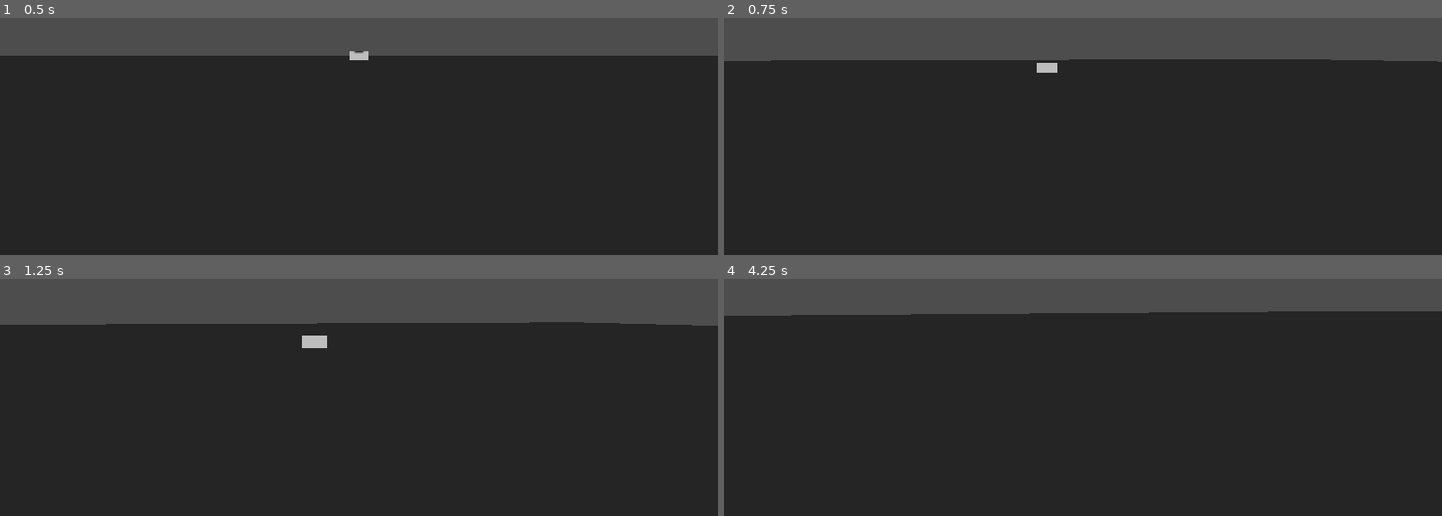
Above: before the commit, frames 1-4 (two rows, left to right).
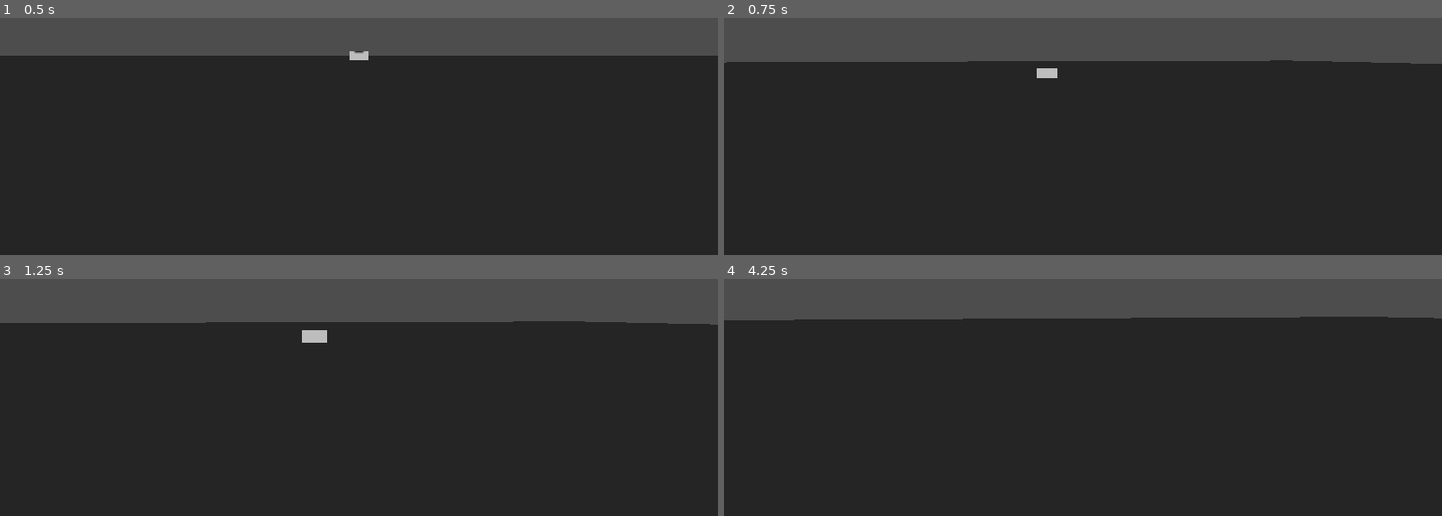
Above: after the commit, the same moments.

Repository: FranciscoAlbiol/nobody-casino-godot
Game: Godot game, scene res://Assets/Scenes/main(testing).tscn
The game is run twice, just before and just after one commit, with the same random seed, the same clock (stepped at 60 frames per second) and the same inputs.
Inputs (mouse positions are in pixels of both pictures, inside the frame that each line leads up to):
- Up to frame 1 (0.5 s): no input
- Up to frame 2 (0.75 s): tap Enter (ui_accept) at 0.5 s; move the mouse to (1118, 51) at 0.52 s; hold Up (ui_up) from 0.53 s (still down); tap Space (ui_select) at 0.6 s
- Up to frame 3 (1.25 s): keep holding Up (ui_up); tap Enter (ui_accept) at 0.77, 0.8, 1.07 s
- Up to frame 4 (4.25 s): keep holding Up (ui_up); move the mouse to (1047, 316) at 1.27 s; tap Enter (ui_accept) at 1.35, 1.52, 1.82, 2.3, 3.02, 3.32, 3.5, 3.6, 3.77, 4.07 s; tap Space (ui_select) at 1.55, 2.1, 2.85 s; move the mouse to (1097, 307) at 2.02 s; move the mouse to (1075, 321) at 2.77 s; move the mouse to (1133, 319) at 3.52 s

Frame 1 is identical in both runs. In frame 2, 0.8% of the frame differs, in the area x 0-100%, y 17-26%; in frame 3, 0.7%; in frame 4, 2.2%, in the area x 0-100%, y 13-18%.

Commit message:
fixed camera

Diff:
--- a/Assets/Prefabs/player_movement.gd
+++ b/Assets/Prefabs/player_movement.gd
@@ -7,31 +7,35 @@
 
 @onready var camera_3d: Camera3D = %Camera3D
 
-func _ready():
+func _ready() -> void:
 	camera_3d.current = true
 	Input.set_mouse_mode(Input.MOUSE_MODE_CAPTURED)
+
+
 
 func _unhandled_input(event: InputEvent) -> void:
 	if not is_multiplayer_authority():
 		return
 
 	if event is InputEventMouseMotion:
-		camera_3d.rotate_y(-event.relative.x * sensitivity)
+		rotate_y(-event.relative.x * sensitivity)
 		camera_3d.rotate_x(-event.relative.y * sensitivity)
 		camera_3d.rotation.x = clamp(camera_3d.rotation.x, deg_to_rad(-90), deg_to_rad(90))
 
 
 func _physics_process(delta: float) -> void:
+	# Add the gravity.
 	if not is_on_floor():
 		velocity += get_gravity() * delta
 
-	# Jump
-	if Input.is_action_just_pressed("ui_select") and is_on_floor():
+	# Handle jump.
+	if Input.is_action_just_pressed("ui_accept") and is_on_floor():
 		velocity.y = JUMP_VELOCITY
 
 	# Get the input direction and handle the movement/deceleration.
+	# As good practice, you should replace UI actions with custom gameplay actions.
 	var input_dir := Input.get_vector("ui_left", "ui_right", "ui_up", "ui_down")
-	var direction := (camera_3d.transform.basis * Vector3(input_dir.x, 0, input_dir.y)).normalized()
+	var direction := (transform.basis * Vector3(input_dir.x, 0, input_dir.y)).normalized()
 	if direction:
 		velocity.x = direction.x * SPEED
 		velocity.z = direction.z * SPEED
